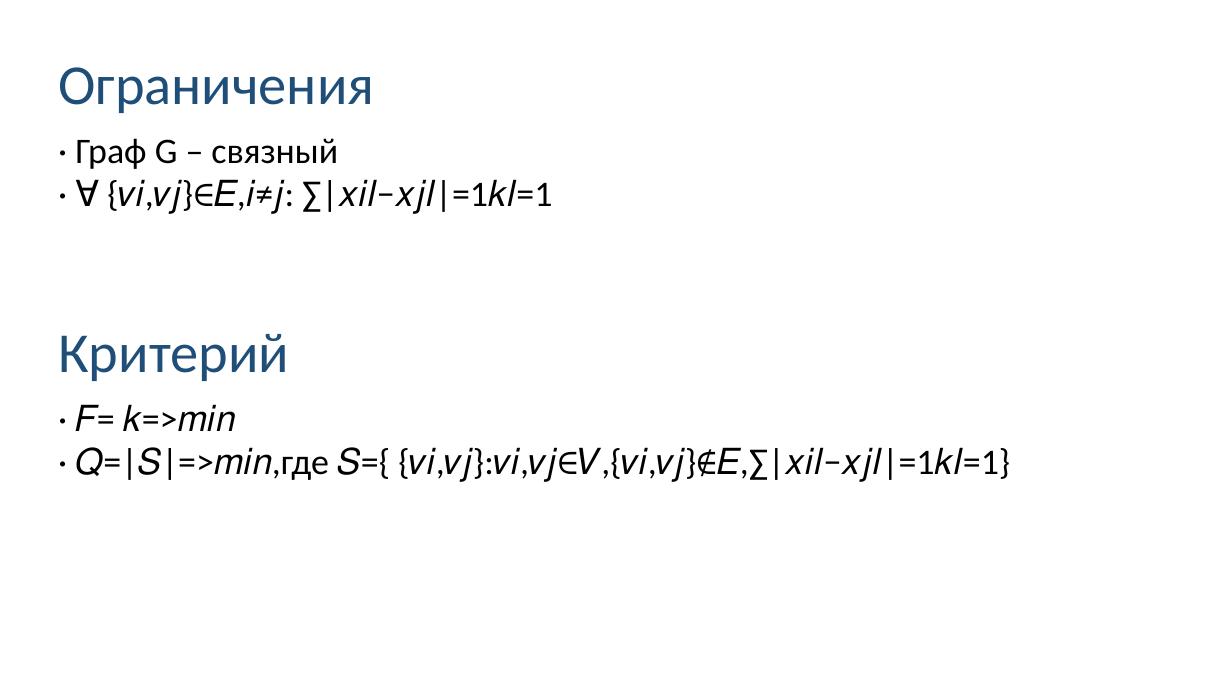
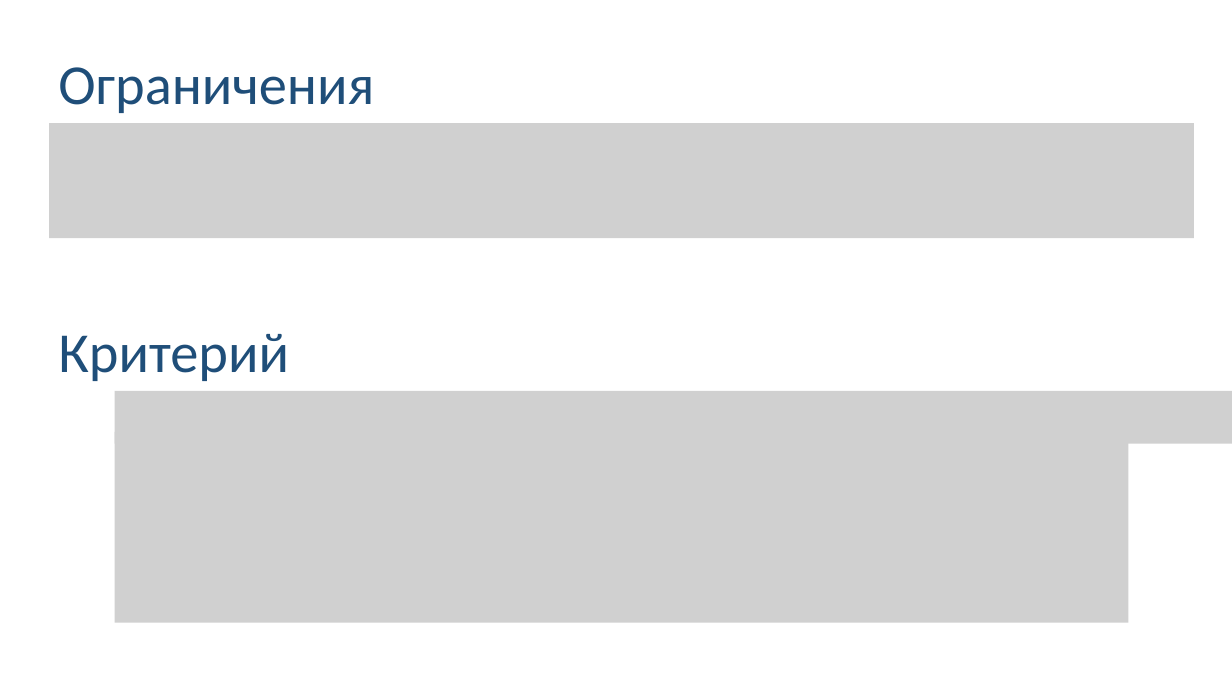
Before and after one commit to Linserous/NumericalGridGeneration, a slide deck: slide 15 of docs/Презентация v0.8.1.pptx. Drawn at 1232x693 pixels with LibreOffice and Linux fonts; fonts in the diff are those of the drawing; grey boxes stand for pictures. Boxes give left, top, right and bottom in pixels: in the first picture for what was removed or moved away, otherwise in the second. Text is boxed around its words. In the diff, an @@ line names an element or a change of style, - is before the commit and + after.

```diff
--- a/docs/Презентация v0.8.1.pptx
+++ b/docs/Презентация v0.8.1.pptx
@@ picture added at (49,123,1194,238) @@
@@ text removed at (75,138,488,214) @@
-· Граф G – связный
-· ∀ {𝑣𝑖,𝑣𝑗}∈𝐸,𝑖≠𝑗: ∑|𝑥𝑖𝑙−𝑥𝑗𝑙|=1𝑘𝑙=1
@@ text removed at (75,404,935,482) @@
-· 𝐹= 𝑘=>𝑚𝑖𝑛
-· 𝑄=|𝑆|=>𝑚𝑖𝑛,где 𝑆={ {𝑣𝑖,𝑣𝑗}:𝑣𝑖,𝑣𝑗∈𝑉,{𝑣𝑖,𝑣𝑗}∉𝐸,∑|𝑥𝑖𝑙−𝑥𝑗𝑙|=1𝑘𝑙=1}
@@ picture added at (115,391,1232,444) @@
@@ picture added at (115,432,1128,623) @@
```
Also in this commit, not shown: 1 other slide changed.
